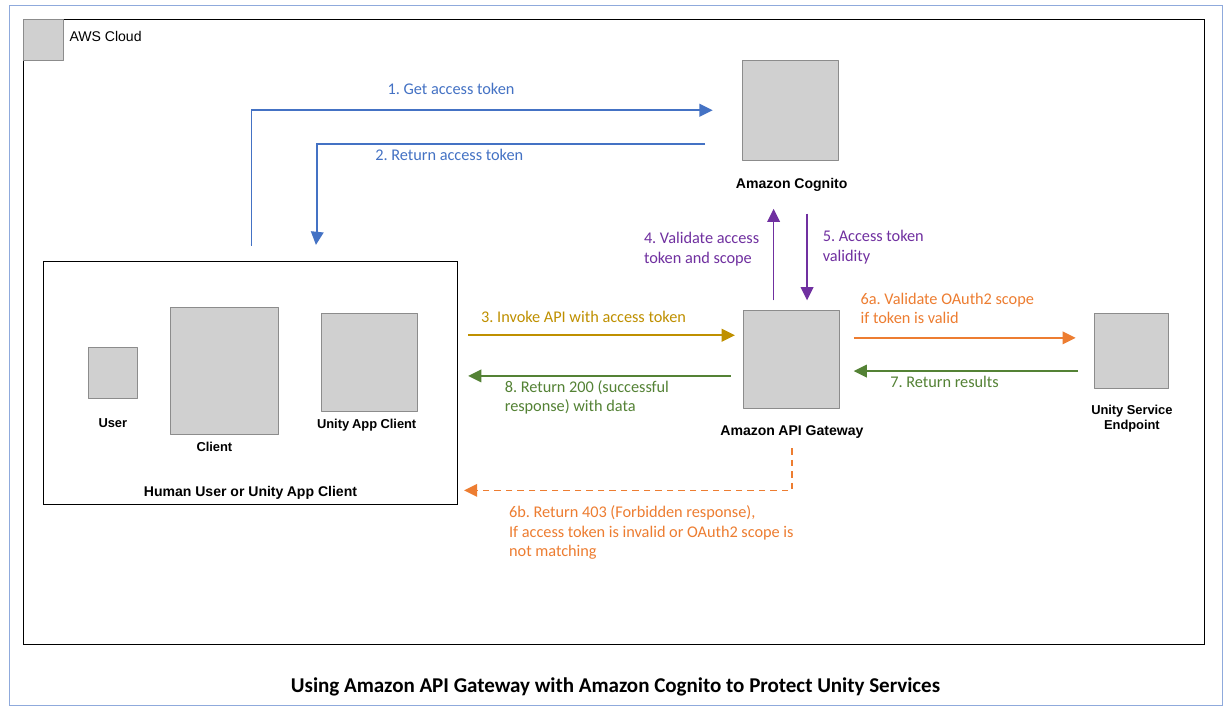
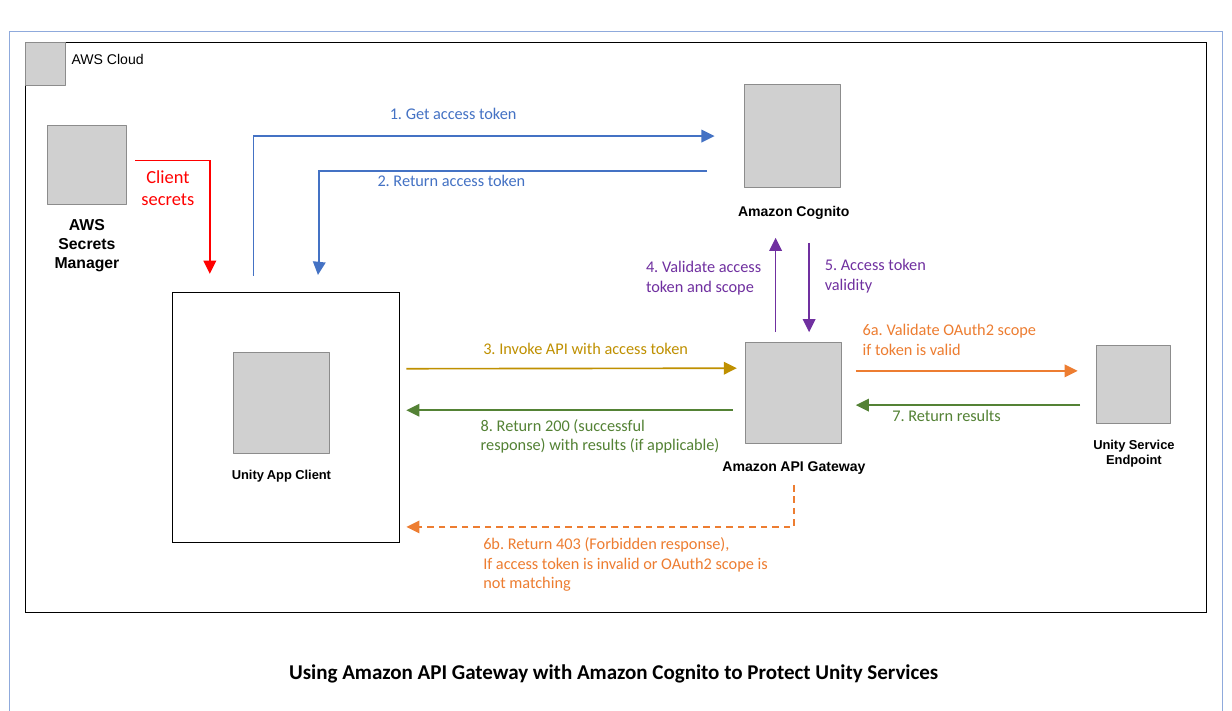
Before and after one commit to unity-sds/unity-cs-security, a slide deck: slide 3 of images/security-drawings.pptx. Drawn at 1232x711 pixels with LibreOffice and Linux fonts; fonts in the diff are those of the drawing; grey boxes stand for pictures. Boxes give left, top, right and bottom in pixels: in the first picture for what was removed or moved away, otherwise in the second. Text is boxed around its words. In the diff, an @@ line names an element or a change of style, - is before the commit and + after.

Commit message:
Update images of Unity security guidelines document
Refer to the task unity-sds/unity-cs#36

```diff
--- a/images/security-drawings.pptx
+++ b/images/security-drawings.pptx
@@ rectangle: place and size @@
-rectangle at [9,6,1223,705]
+rectangle at [9,32,1223,711]
@@ rectangle "AWS Cloud": place and size @@
-rectangle "AWS Cloud" at [24,19,1205,643]
+rectangle "AWS Cloud" at [26,43,1206,613]
@@ picture: place and size @@
-picture at [742,61,838,160]
+picture at [744,84,840,187]
@@ picture added at [47,125,126,204] @@
@@ elbow arrow moved from (250, 245) - (713, 110) to (253, 275) - (715, 136) @@
@@ elbow arrow added from (136, 160) to (209, 274), #FF0000 1.25 pt @@
@@ text at [141,170,194,205]: text changed; size 9.7 to 14 pt; font Arial to Calibri; text colour #000000 to #FF0000; bold off @@
-Client
+Client secrets
@@ 2 texts, 1 picture: place and size @@
-2 texts, 1 picture at [24,20,523,160]
+2 texts, 1 picture at [26,43,525,186]
@@ text added at [55,219,120,272], 12 pt, text #000000, bold @@
+AWS Secrets Manager
@@ 3 texts, 2 arrows, 1 picture, 1 elbow arrow: place and size @@
-3 texts, 2 arrows, 1 picture, 1 elbow arrow at [316,144,1169,389]
+3 texts, 2 arrows, 1 picture, 1 elbow arrow at [318,172,1170,424]
@@ text "5. Access token validity": place and size @@
-text "5. Access token validity" at [823,229,923,264]
+text "5. Access token validity" at [825,258,925,293]
@@ rectangle: place and size @@
-rectangle at [44,262,458,504]
+rectangle at [172,292,399,542]
@@ picture removed at [171,307,279,434] @@
@@ text "6a. Validate OAuth2 scope": place and size @@
-text "6a. Validate OAuth2 scope" at [861,292,1034,323]
+text "6a. Validate OAuth2 scope" at [863,323,1036,355]
@@ picture removed at [88,348,137,399] @@
@@ picture: place and size @@
-picture at [322,313,418,410]
+picture at [234,353,330,454]
@@ picture: place and size @@
-picture at [744,310,840,408]
+picture at [746,342,842,444]
@@ arrow moved from (468, 335) - (734, 335) to (407, 369) - (737, 368) @@
@@ text removed at [99,418,127,427] @@
-User
@@ arrow moved from (731, 376) - (468, 376) to (733, 410) - (407, 410) @@
@@ text "8. Return 200 (successful": place and size @@
-text "8. Return 200 (successful" at [505,380,669,414]
+text "8. Return 200 (successful" at [481,419,719,453]
@@ 3 texts, 2 arrows: place and size @@
-3 texts, 2 arrows at [720,337,1173,438]
+3 texts, 2 arrows at [722,371,1175,474]
@@ text at [481,438,719,453]: text changed @@
-response) with data
+response) with results (if applicable)
@@ text "Unity App Client": place and size @@
-text "Unity App Client" at [317,418,417,431]
+text "Unity App Client" at [232,469,331,482]
@@ text in rectangle at [144,485,357,499]: text removed @@
-Human User or Unity App Client
@@ elbow arrow moved from (792, 448) - (464, 490) to (794, 485) - (407, 527) @@
@@ text "6b. Return 403 (Forbidden response),": place and size @@
-text "6b. Return 403 (Forbidden response)," at [509,505,793,559]
+text "6b. Return 403 (Forbidden response)," at [483,537,768,591]
@@ text "Using Amazon API Gateway with ...": place and size @@
-text "Using Amazon API Gateway with ..." at [291,677,940,696]
+text "Using Amazon API Gateway with ..." at [289,664,938,683]
```
Also in this commit, not shown: 2 other slides changed, 2 other files.
